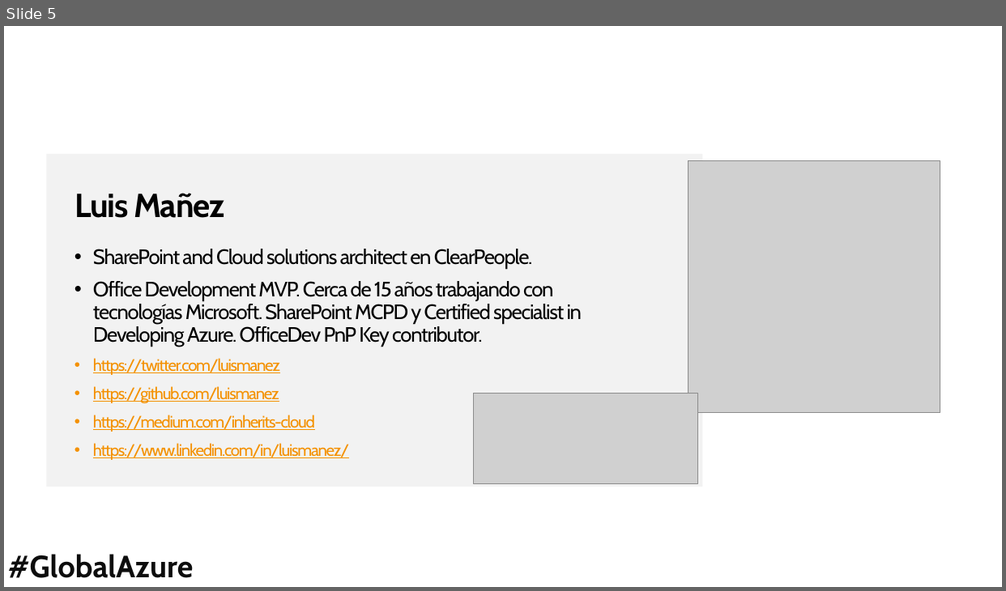
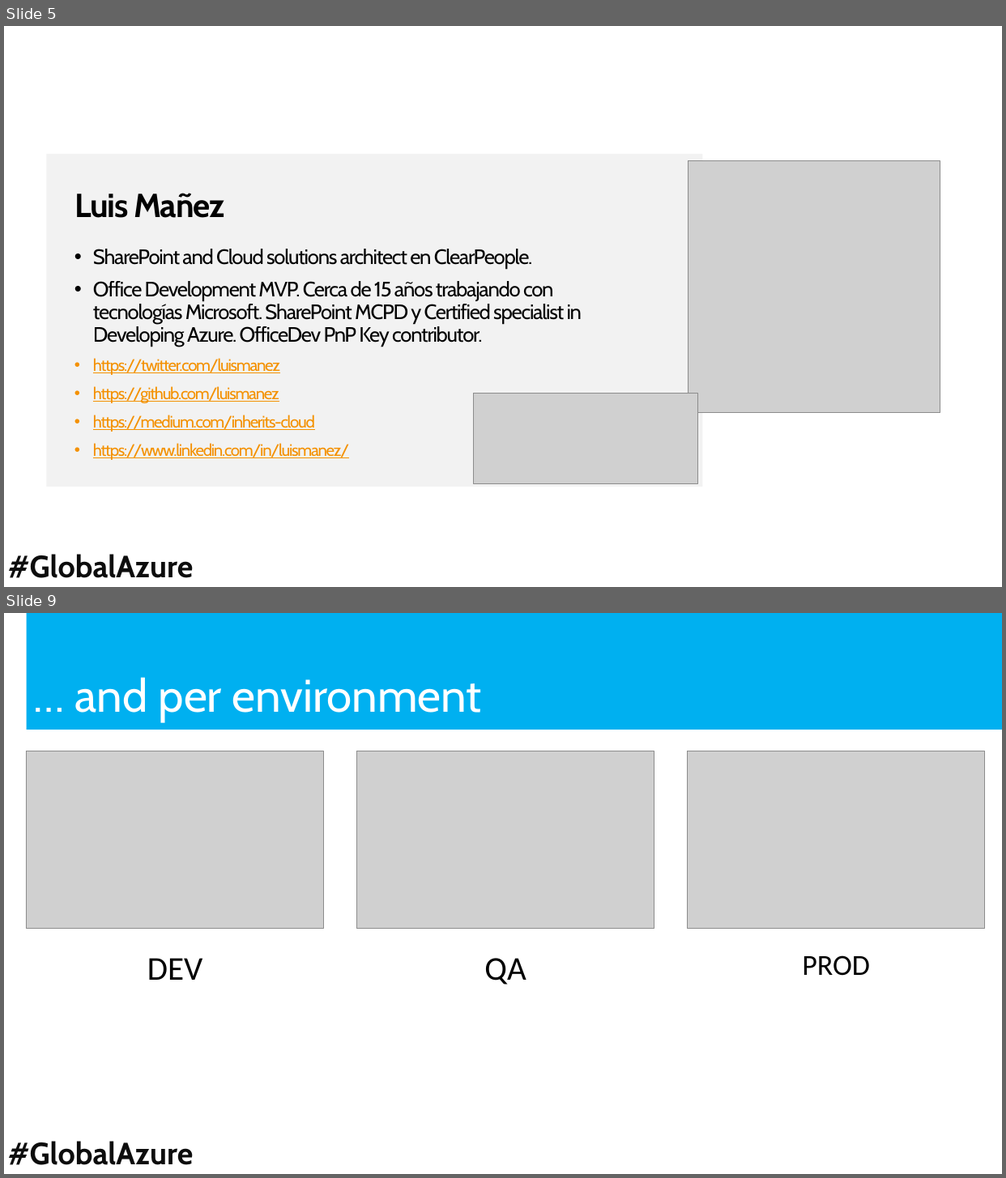
Before and after one commit to luismanez/azure-bootcamp-barcelona-2018, a slide deck: slides/Despliegue continuo de tu infrastructura cloud con Azure ARM templates.pptx. Shown one above the other, each under a label of ours: slide 5 before the commit, slides 5 and 9 after it; the slides between them are not shown. The pictures are 1006x591 and 1006x1178 pixels, drawn with LibreOffice and Linux fonts; fonts in the diff are those of the drawing; grey boxes stand for pictures; background and template pictures are left out. Boxes give left, top, right and bottom in pixels: in the first picture for what was removed or moved away, otherwise in the second. Text is boxed around its words. In the diff, an @@ line names an element or a change of style, - is before the commit and + after.

```diff
--- a/slides/Despliegue continuo de tu infrastructura cloud con Azure ARM templates.pptx
+++ b/slides/Despliegue continuo de tu infrastructura cloud con Azure ARM templates.pptx
@@ slide 9 added at bbox=[4, 613, 1002, 1174], background #FFFFFF; not listed: 1 template element that a slide beside it also shows @@
@@ rectangle added at bbox=[27, 613, 1002, 730], fill #00B0F0 @@
@@ title added at bbox=[75, 677, 482, 722], 44 pt, text #FFFFFF @@
+… and per environment
@@ picture added at bbox=[27, 752, 324, 929] @@
@@ picture added at bbox=[357, 752, 654, 929] @@
@@ picture added at bbox=[688, 752, 985, 929] @@
@@ text added at bbox=[147, 958, 203, 980], 32 pt, text #000000 @@
+DEV
@@ text added at bbox=[484, 958, 526, 985], 32 pt, text #000000 @@
+QA
@@ text added at bbox=[802, 956, 870, 976], 28 pt, text #000000 @@
+PROD
```
Also in this commit, not shown: 1 slide changed, 3 other slides added.
